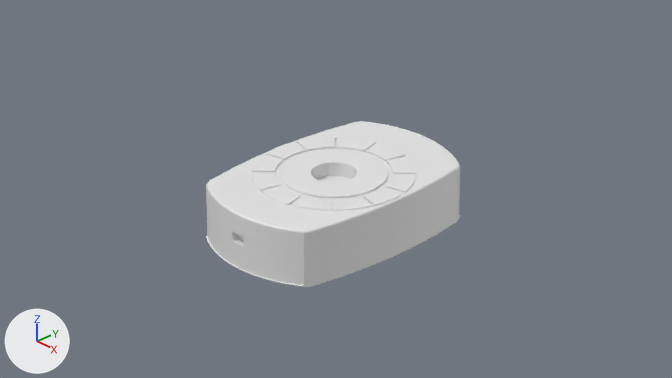
The Blender file AmazonSimulator VS/Blender/robot.blend, before and after one commit.
The view is the same before and after, from the file's camera 'Camera'. Every picture has the same lights, and +X, +Y and +Z are marked at lower left. Materials are left out; every surface is plain grey.

Objects in the first picture: 'Base', 'Bumper B', 'Top'.
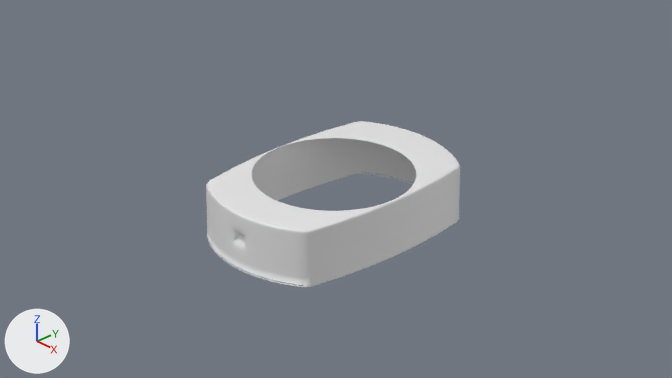
Edits to the scene script, one JSON object a line:
```json
{"block": "me_base", "where": "# used by ob_base; location = (0.0, 0.0, 0.0)"}
{"op": "remove", "block": "me_base", "code": "me_base.from_pydata(...)  # 1054 vertices, 898 faces, 2 loose edges; spans x -0.33..0.33, y -0.5..0.5, z -0.238..0.0"}
{"op": "add", "block": "me_base", "code": "me_base.from_pydata(...)  # 1068 vertices, 914 faces; spans x -0.33..0.33, y -0.5..0.5, z -0.238..0.0"}
{"block": "me_base", "change": "me_base part 1: 8 vertices moved from x -0.033..0.033, y -0.5..-0.475, z -0.13..-0.09 to x -0.039..0.039, y -0.498..-0.493, z -0.14..-0.08; 6 vertices removed from x -0.083..0.032, y -0.474..-0.309, z -0.13..0.0; 16 vertices added at x -0.029..0.029, y -0.492..-0.477, z -0.129..-0.091"}
{"block": "me_base", "change": "me_base part 2: 1 vertex added at x -0.319, y 0.196, z -0.214"}
{"block": "me_base", "change": "me_base part 3: 886 kept faces spanning x -0.33..0.33, y -0.5..0.5, z -0.238..0.0 are now shaded smooth"}
{"block": "me_top", "where": "me_top.from_pydata(...)  # 531 vertices, 340 faces; spans x -0.32..0.32, y -0.32..0.32, z -0.05..0.007"}
{"block": "me_top", "where": "# used by ob_top; location = (0.0, 0.0, -0.003)"}
{"block": "me_top", "change": "me_top part 4: 49 of the faces centred in x -0.088..0.088, y -0.088..0.088, z -0.025..0.004 are now shaded smooth"}
{"op": "add", "block": "ob_top", "code": "ob_top.hide_set(True)"}
{"op": "set", "path": "ob_bumper_b.location", "old": "(0.0, 0.0, 0.0)", "new": "(0.0, 0.0, 0.231)"}
{"op": "set", "path": "ob_bumper_b.scale", "old": "(1.0, 1.0, 1.0)", "new": "(1.0, 1.0, 2.0)"}
```

Location of each change, [x1, y1, x2, y2] in pixels of the pictures (672 x 378 px; the box of a moved part takes in the faces that stretch with it):
```json
{"object": "Top", "change": "hidden", "before": [252, 137, 416, 211]}
{"object": "Bumper B", "change": "no longer drawn", "before": [206, 236, 304, 287]}
{"part": 1, "of": "me_base", "change": "moved or reshaped", "before": [227, 220, 250, 259], "after": [227, 220, 250, 259]}
{"part": 2, "of": "me_base", "change": "added", "after": [302, 173, 328, 189]}
{"part": 3, "of": "me_base", "change": "shading changed", "before": [238, 147, 419, 287], "after": [238, 147, 419, 287]}
{"part": 4, "of": "me_top", "change": "shading changed", "before": [311, 162, 357, 179]}
```
